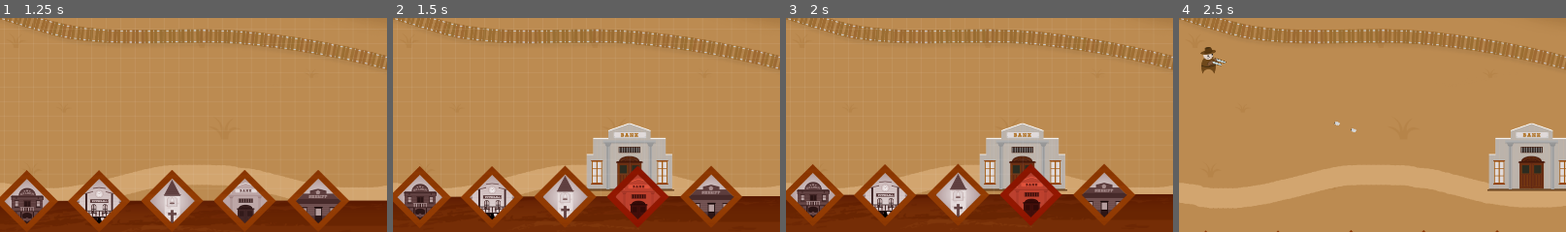
Above: before the commit, frames 1-4 (left to right).
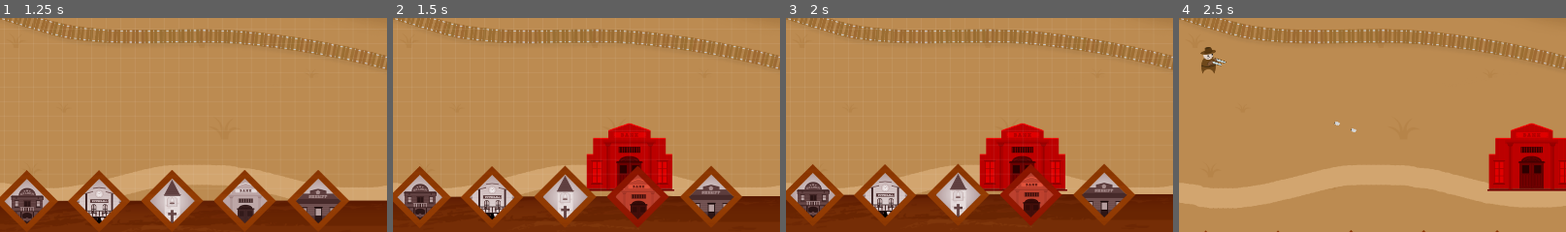
Above: after the commit, the same moments.

Repository: realfirat/A-Simple-Wild-West-Game
Game: Godot game, scene res://scenes/main.tscn
The game is run twice, just before and just after one commit, with the same random seed, the same clock (stepped at 60 frames per second) and the same inputs.
Inputs (mouse positions are % of the whole screen's width and height, from its top left):
- Up to frame 1 (1.25 s): tap Enter at 0.5 s; move the mouse to (72, 44) at 0.52 s; hold D (go_right) from 0.53 s (still down); tap E (build_mode) at 0.6 s; click (72, 44) at 0.67 s
- Up to frame 2 (1.5 s): move the mouse to (82, 93) at 1.27 s; release D (go_right) at 1.28 s; hold S (go_down) from 1.28 s (still down); click (82, 93) at 1.35 s
- Up to frame 3 (2 s): keep holding S (go_down)
- Up to frame 4 (2.5 s): move the mouse to (96, 91) at 2.02 s; release S (go_down) at 2.03 s; hold D (go_right) from 2.03 s (still down); tap E (build_mode) at 2.1 s; click (96, 91) at 2.17 s
The pictures show only the part of the screen within x 50-100%, y 50-100%; the shares and areas given below are measured in that part.

Frame 1 is identical in both runs. In frame 2, 5.1% of the frame differs, in the area x 49-73%, y 48-81%; in frame 3, 5.0%; in frame 4, 5.5%, in the area x 79-100%, y 48-81%.

Commit message:
building place color

Diff:
--- a/scenes/main.tscn
+++ b/scenes/main.tscn
@@ -198,10 +198,10 @@
 [node name="build_zone" type="Area2D" parent="."]
 
 [node name="CollisionPolygon2D" type="CollisionPolygon2D" parent="build_zone"]
-polygon = PackedVector2Array(1, 613, 46, 623, 103, 629, 167, 629, 228, 620, 296, 601, 365, 568, 421, 537, 488, 500, 541, 481, 586, 467, 660, 458, 731, 458, 787, 466, 857, 478, 954, 502, 1045, 531, 1121, 555, 1183, 564, 1313, 569, 1434, 568, 1520, 568, 1602, 573, 1691, 585, 1823, 609, 1925, 638, 1927, 686, 1881, 674, 1813, 660, 1717, 642, 1627, 630, 1537, 622, 1431, 622, 1318, 623, 1241, 621, 1174, 616, 1108, 606, 1046, 588, 968, 563, 908, 547, 845, 532, 782, 519, 732, 513, 679, 511, 620, 519, 565, 532, 509, 553, 418, 605, 340, 640, 263, 665, 210, 678, 141, 682, 93, 680, 43, 673, -16, 660, -18, 609)
+polygon = PackedVector2Array(1, 617, 47, 627, 102, 633, 169, 633, 231, 624, 300, 604, 372, 571, 433, 538, 492, 508, 544, 486, 591, 472, 658, 463, 731, 466, 795, 473, 856, 485, 949, 508, 1043, 537, 1121, 560, 1185, 570, 1314, 574, 1435, 572, 1523, 574, 1613, 580, 1693, 591, 1823, 614, 1925, 638, 1927, 686, 1878, 670, 1806, 654, 1714, 638, 1627, 626, 1536, 618, 1428, 615, 1313, 618, 1231, 617, 1168, 610, 1102, 598, 1039, 580, 967, 558, 906, 541, 846, 528, 784, 513, 730, 507, 678, 504, 617, 511, 562, 525, 505, 547, 412, 598, 333, 636, 261, 660, 201, 672, 135, 676, 72, 671, 16, 661, -16, 660, -18, 609)
 
 [node name="CollisionPolygon2D2" type="CollisionPolygon2D" parent="build_zone"]
-polygon = PackedVector2Array(-42, 962, 11, 949, 67, 933, 121, 928, 192, 930, 237, 936, 287, 947, 363, 957, 417, 954, 509, 928, 574, 908, 658, 888, 736, 886, 799, 900, 864, 921, 931, 938, 1013, 953, 1074, 957, 1130, 954, 1210, 935, 1304, 911, 1353, 902, 1405, 897, 1511, 900, 1591, 910, 1670, 930, 1745, 948, 1810, 956, 1871, 956, 1946, 950, 1951, 1016, 1913, 1028, 1844, 1033, 1762, 1024, 1692, 1012, 1618, 993, 1545, 979, 1481, 974, 1415, 976, 1364, 979, 1136, 1033, 1034, 1034, 948, 1017, 867, 1002, 783, 974, 739, 961, 688, 960, 612, 975, 509, 1010, 445, 1027, 395, 1033, 327, 1030, 255, 1016, 192, 1005, 130, 1003, 68, 1008, -19, 1033)
+polygon = PackedVector2Array(-42, 962, 12, 955, 71, 941, 137, 937, 191, 939, 239, 946, 291, 956, 364, 966, 425, 965, 521, 938, 581, 915, 661, 897, 734, 895, 793, 907, 858, 929, 938, 951, 1016, 960, 1083, 967, 1172, 955, 1267, 934, 1335, 917, 1390, 910, 1470, 909, 1555, 915, 1629, 928, 1704, 947, 1779, 960, 1860, 965, 1923, 961, 1946, 950, 1951, 1016, 1914, 1021, 1840, 1024, 1759, 1018, 1690, 1005, 1614, 984, 1544, 973, 1479, 968, 1409, 968, 1347, 974, 1134, 1024, 1033, 1024, 952, 1011, 867, 993, 792, 968, 740, 955, 683, 954, 605, 972, 504, 1005, 438, 1021, 378, 1025, 316, 1016, 252, 1008, 189, 997, 123, 996, 55, 1003, -32, 1030)
 
 [connection signal="input_event" from="UI/building_block/bank/Area2D" to="UI/building_block/bank" method="_on_area_2d_input_event"]
 [connection signal="mouse_entered" from="UI/building_block/bank/Area2D" to="UI/building_block/bank" method="_on_area_2d_mouse_entered"]
--- a/scripts/b_bank.gd
+++ b/scripts/b_bank.gd
@@ -19,5 +19,10 @@
 			get_parent().add_child(b_bank)
 			queue_free()
 
+	if has_overlapping_bodies() == true or overlaps_area(get_parent().get_parent().get_node("build_zone")) == true:
+		$Sprite2D.modulate = Color.RED
+	else:
+		$Sprite2D.modulate = Color.PALE_GREEN
+
 func _on_timer_timeout():
 	is_ready_to_build = true
--- a/scripts/b_church.gd
+++ b/scripts/b_church.gd
@@ -19,5 +19,10 @@
 			get_parent().add_child(b_church)
 			queue_free()
 
+	if has_overlapping_bodies() == true or overlaps_area(get_parent().get_parent().get_node("build_zone")) == true:
+		$Sprite2D.modulate = Color.RED
+	else:
+		$Sprite2D.modulate = Color.PALE_GREEN
+
 func _on_timer_timeout():
 	is_ready_to_build = true
--- a/scripts/b_saloon.gd
+++ b/scripts/b_saloon.gd
@@ -19,5 +19,10 @@
 			get_parent().add_child(b_saloon)
 			queue_free()
 
+	if has_overlapping_bodies() == true or overlaps_area(get_parent().get_parent().get_node("build_zone")) == true:
+		$Sprite2D.modulate = Color.RED
+	else:
+		$Sprite2D.modulate = Color.PALE_GREEN
+
 func _on_timer_timeout():
 	is_ready_to_build = true
--- a/scripts/b_sheriffoffice.gd
+++ b/scripts/b_sheriffoffice.gd
@@ -19,6 +19,11 @@
 			get_parent().add_child(b_sheriff)
 			queue_free()
 
+	if has_overlapping_bodies() == true or overlaps_area(get_parent().get_parent().get_node("build_zone")) == true:
+		$Sprite2D.modulate = Color.RED
+	else:
+		$Sprite2D.modulate = Color.PALE_GREEN
+
 
 func _on_timer_timeout():
 	is_ready_to_build = true
--- a/scripts/b_townhall.gd
+++ b/scripts/b_townhall.gd
@@ -19,5 +19,10 @@
 			get_parent().add_child(b_townhall)
 			queue_free()
 
+	if has_overlapping_bodies() == true or overlaps_area(get_parent().get_parent().get_node("build_zone")) == true:
+		$Sprite2D.modulate = Color.RED
+	else:
+		$Sprite2D.modulate = Color.PALE_GREEN
+
 func _on_timer_timeout():
 	is_ready_to_build = true
